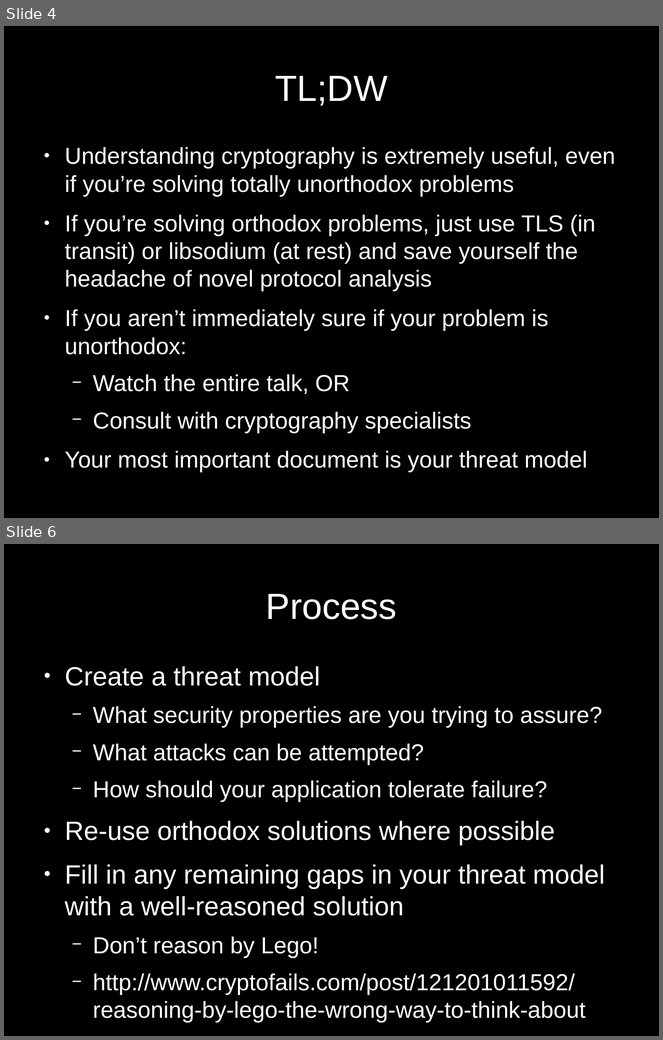
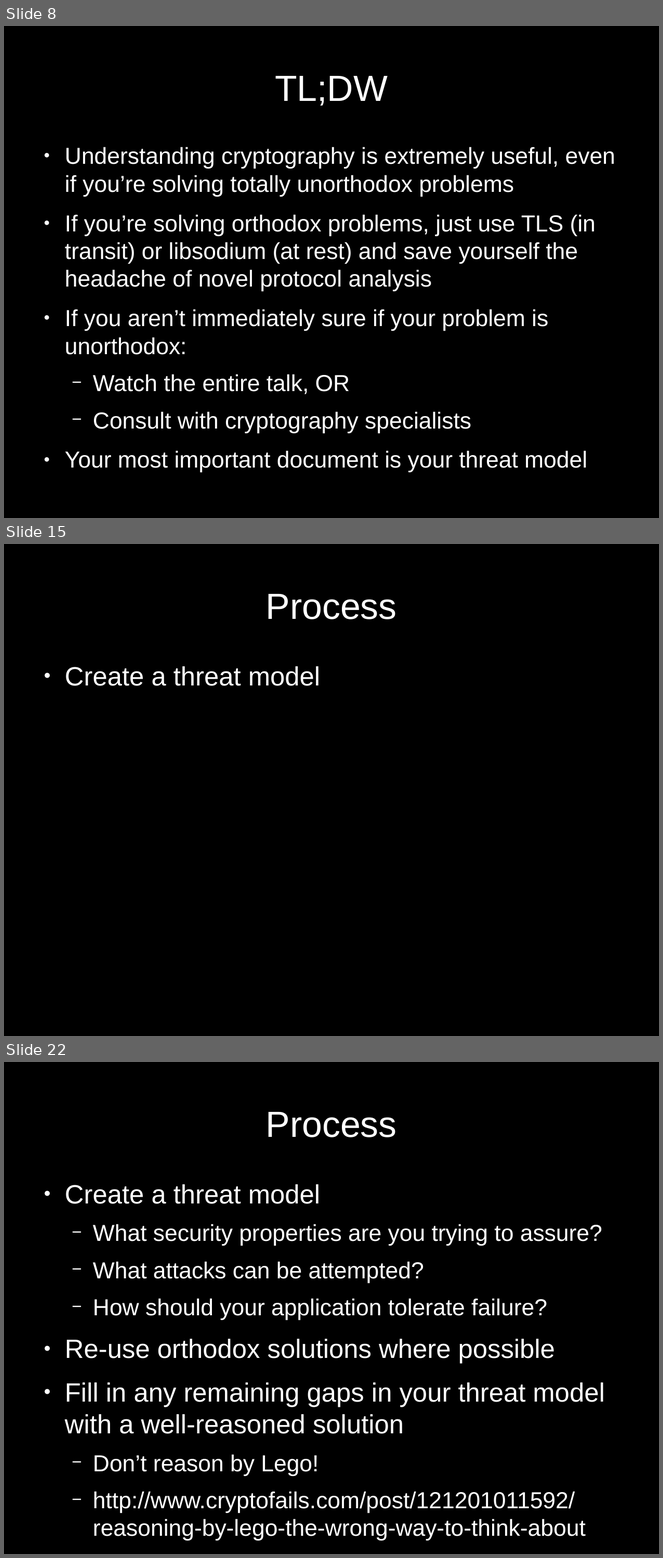
Before and after one commit to paragonie/bsidesorl-2017, a slide deck: talk/20170408-BsidesOrlando-ScottArciszewski.odp. Shown one above the other, each under a label of ours: slides 4 and 6 before the commit, slides 8, 15 and 22 after it; the slides between them are not shown. The pictures are 663x1040 and 663x1558 pixels, drawn with LibreOffice and Linux fonts; fonts in the diff are those of the drawing. Boxes give left, top, right and bottom in pixels: in the first picture for what was removed or moved away, otherwise in the second. Text is boxed around its words. In the diff, an @@ line names an element or a change of style, - is before the commit and + after.

```diff
--- a/talk/20170408-BsidesOrlando-ScottArciszewski.odp
+++ b/talk/20170408-BsidesOrlando-ScottArciszewski.odp
@@ slide 15 added at [4,544,659,1036], background #000000 @@
@@ title added at [266,594,397,619], 44 pt, text #FFFFFF @@
+Process
@@ text added at [65,666,320,686], 32 pt, text #FFFFFF @@
+● Create a threat model
@@ what was slide 4 is now slide 8 @@
@@ what was slide 6 is now slide 22 @@
```
Also in this commit, not shown: 6 slides changed, 93 other slides added, 1 slide removed, 1 other file.
